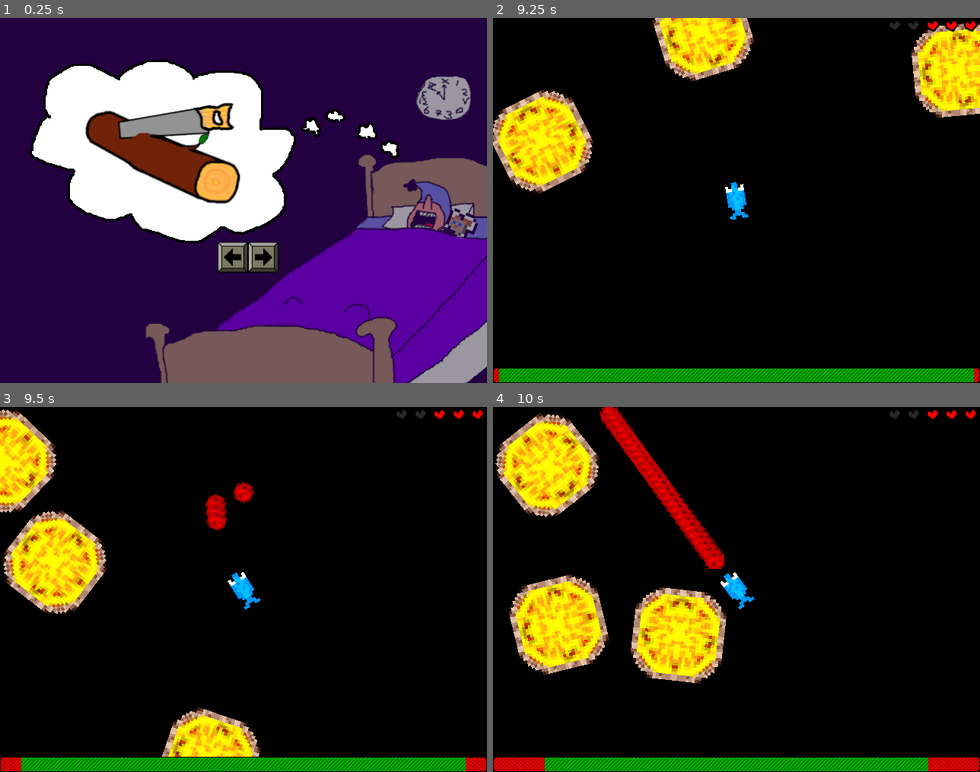
Above: before the commit, frames 1-4 (two rows, left to right).
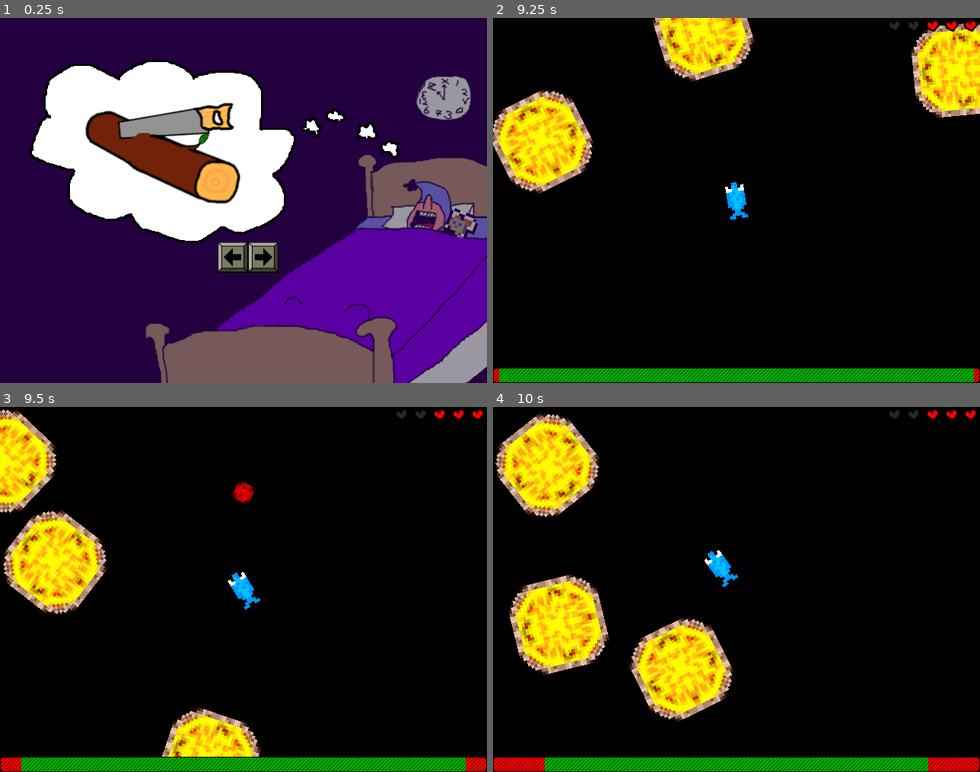
Above: after the commit, the same moments.

Repository: swashdev/minigame-madness
Game: Godot game, scene res://master/scenes/main.tscn
Two runs of this game, one before a commit and one after it. Both use one fixed random seed, a clock stepped at 60 frames per second and the inputs below.
Inputs:
- Up to frame 1 (0.25 s): no input
- Up to frame 2 (9.25 s): tap Enter at 0.5 s; hold Right (ui_right) 0.53-1.28 s; hold Space (ui_select) 0.53-1.28 s; hold Down (ui_down) 1.28-2.03 s; tap Space (ui_select) at 1.35, 1.52, 1.82, 2.85, 3.02, 3.32, 4.35, 4.52, 4.82, 5.85, 6.02, 6.32, 7.35, 7.52, 7.82, 8.85, 9.02 s; hold Right (ui_right) 2.03-2.78 s; hold Space (ui_select) 2.03-2.78 s; hold Up (ui_up) 2.78-3.53 s; hold Space (ui_select) 3.53-4.28 s; hold Left (ui_left) 3.53-5.03 s; hold Down (ui_down) 5.03-5.78 s; hold Space (ui_select) 5.03-5.78 s; hold Right (ui_right) 5.78-6.53 s; tap A at 6.5 s; hold Up (ui_up) 6.53-7.28 s; hold Space (ui_select) 6.53-7.28 s; hold Right (ui_right) 7.28-8.03 s; hold Down (ui_down) 8.03-8.78 s; hold Space (ui_select) 8.03-8.78 s; hold Left (ui_left) from 8.78 s (still down)
- Up to frame 3 (9.5 s): keep holding Left (ui_left); tap Space (ui_select) at 9.32 s
- Up to frame 4 (10 s): release Left (ui_left) at 9.53 s; hold Up (ui_up) from 9.53 s (still down); hold Space (ui_select) from 9.53 s (still down)

Frames 1-2 are identical in both runs. In frame 3, 0.3% of the frame differs, in the area x 42-47%, y 23-34%; in frame 4, 7.9%, in the area x 21-54%, y 0-87%.

Commit message:
spawn only one bullet per press of the space bar.

Diff:
--- a/mini/anchovy_quest/scripts/characters/anchovy.gd
+++ b/mini/anchovy_quest/scripts/characters/anchovy.gd
@@ -53,7 +53,7 @@
 				_speed = 0.0
 
 		# Fire a projectile on a press of the space bar.
-		if Input.is_action_pressed( "ui_select" ):
+		if Input.is_action_just_pressed( "ui_select" ):
 			emit_signal( "shoot", $ProjectileSpawnPoint.global_position, \
 					rotation_degrees )
 
